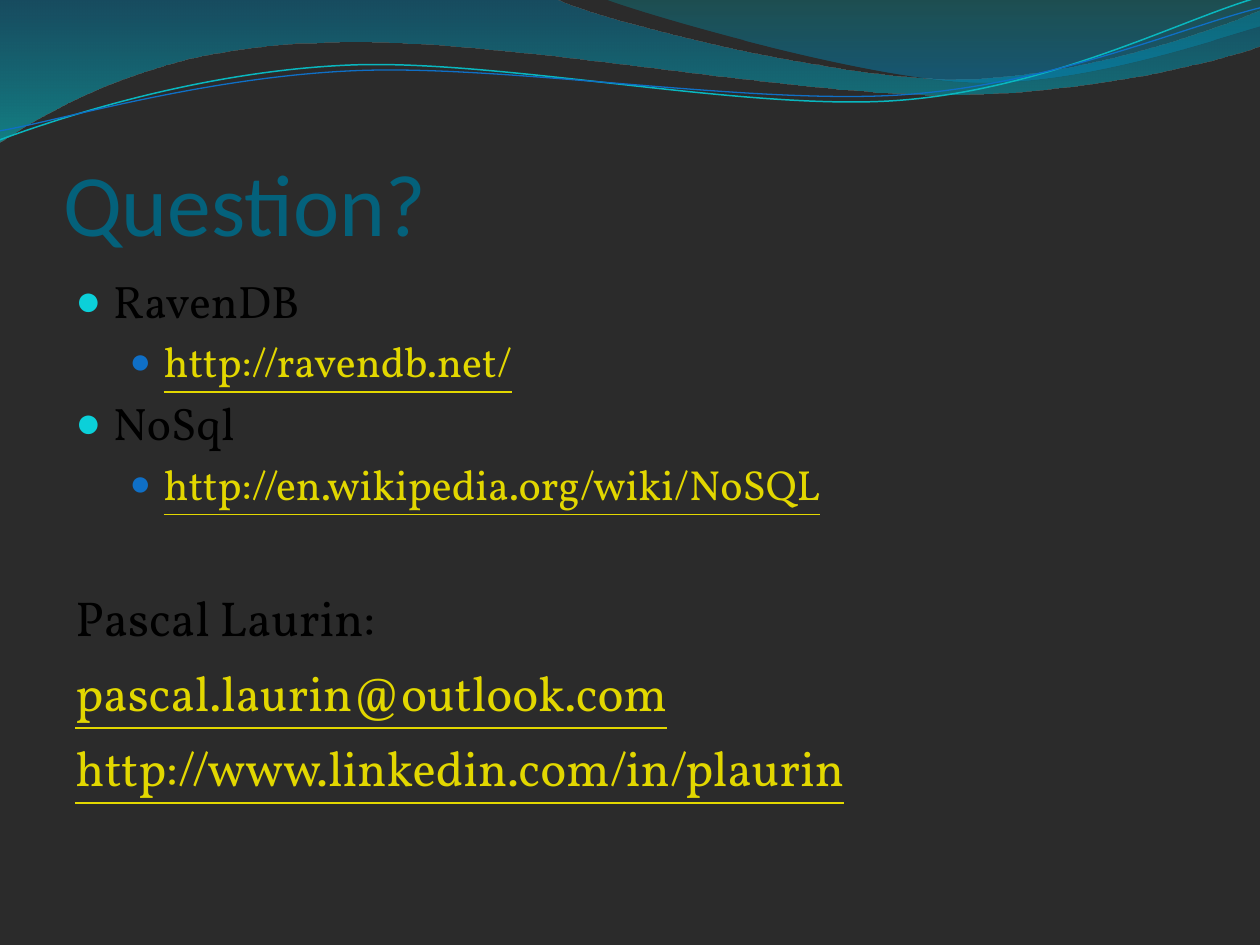
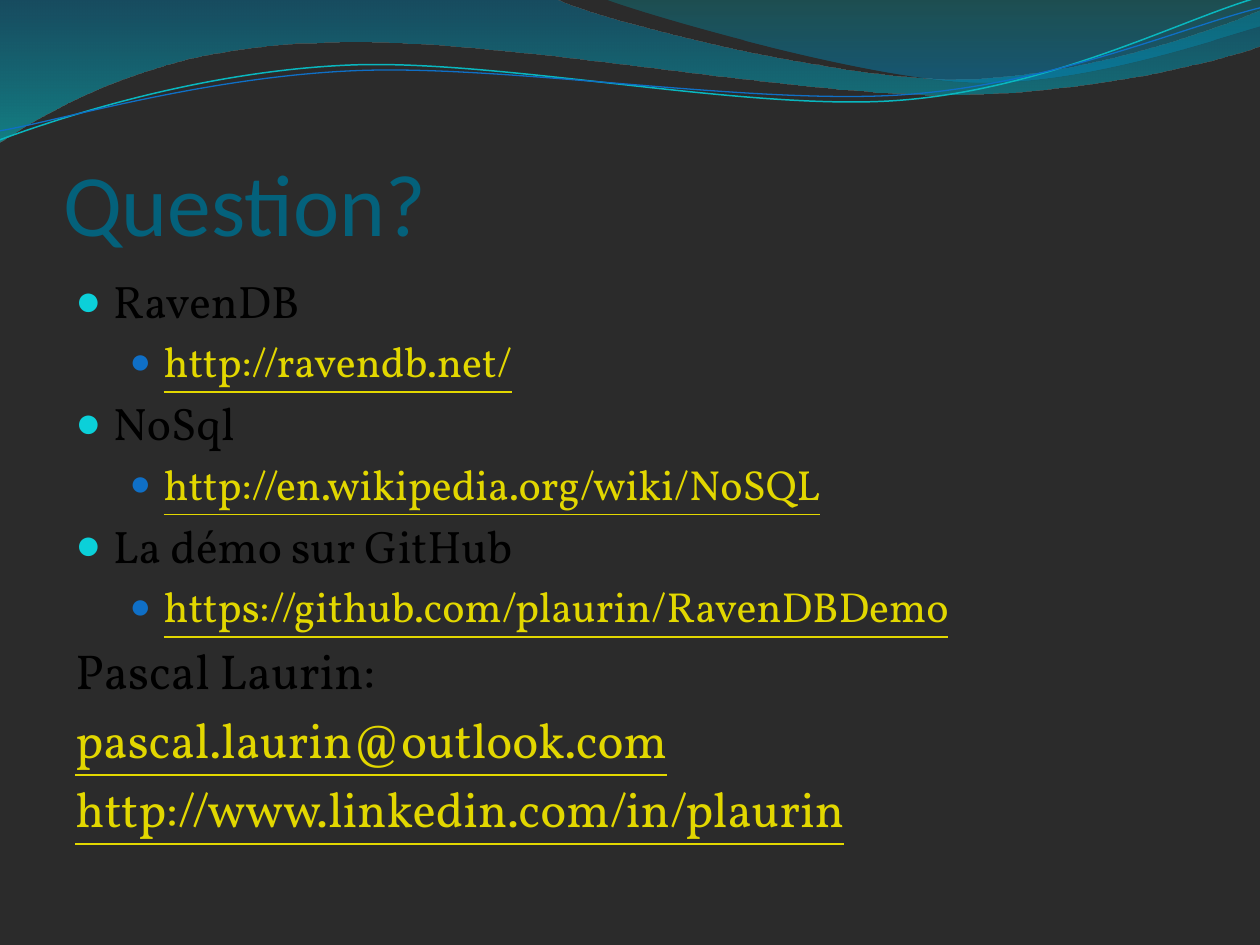
Before and after one commit to plaurin/RavenDBDemo, a slide deck: slide 7 of RavenDB et les bases de données orientées documents.ppsx. Drawn at 1260x945 pixels with LibreOffice and Linux fonts; fonts in the diff are those of the drawing; background and template pictures are left out; a plain dark background stands for a picture behind light text. Boxes give left, top, right and bottom in pixels: in the first picture for what was removed or moved away, otherwise in the second. Text is boxed around its words. In the diff, an @@ line names an element or a change of style, - is before the commit and + after.

Commit message:
Updated slideshow
Added link to github for the demo app

```diff
--- a/RavenDB et les bases de données orientées documents.ppsx
+++ b/RavenDB et les bases de données orientées documents.ppsx
@@ text at (x1=113, y1=531, x2=949, y2=638): paragraphs added @@
+● La démo sur GitHub
+  ● https://github.com/plaurin/RavenDBDemo
@@ text at (x1=75, y1=655, x2=844, y2=845): line spacing 1.1 to 1 @@
```
